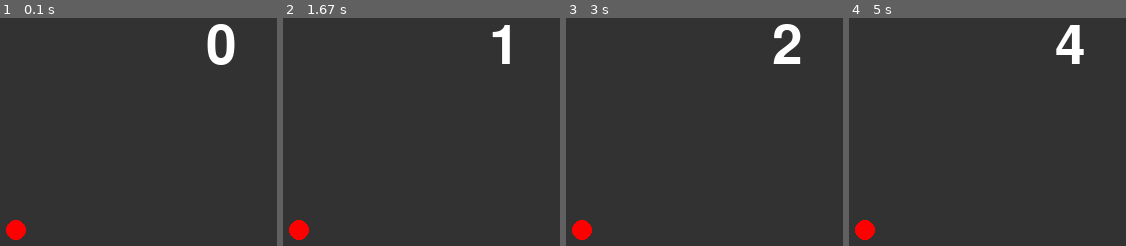
Above: before the commit, frames 1-4 (left to right).
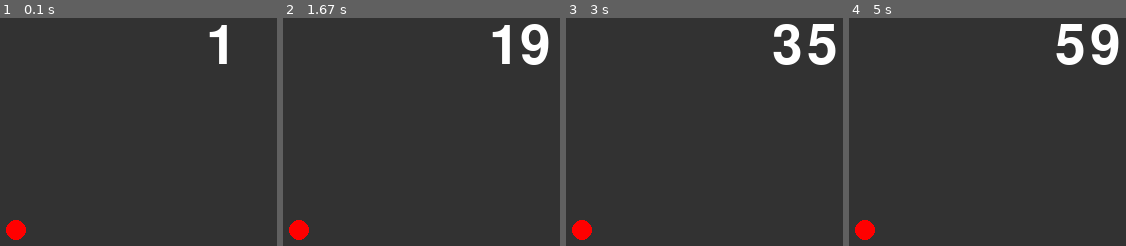
Above: after the commit, the same moments.

Repository: OhbuchiKiichi/ProjExD_1
Game: pygame game, started from pygame_system.py
The game is run twice, just before and just after one commit, with the same random seed, the same clock (stepped at 60 frames per second) and the same inputs.
Inputs:
- Up to frame 1 (0.1 s): no input
- Up to frame 2 (1.67 s): no input
- Up to frame 3 (3 s): no input
- Up to frame 4 (5 s): no input

The runs differ from the first frame. In frame 1, 1.3% of the frame differs, in the area x 74-85%, y 2-21%; in frame 2, 1.1%; in frame 3, 1.7%; in frame 4, 2.2%, in the area x 74-98%, y 2-21%.

Commit message:
FPS変更

Diff:
--- a/pygame_system.py
+++ b/pygame_system.py
@@ -26,7 +26,7 @@
         screen.blit(enn, [100, 400])
         pg.display.update()
         tmr += 1
-        clock.tick(1)
+        clock.tick(12)
 
 
 if __name__ == "__main__":
